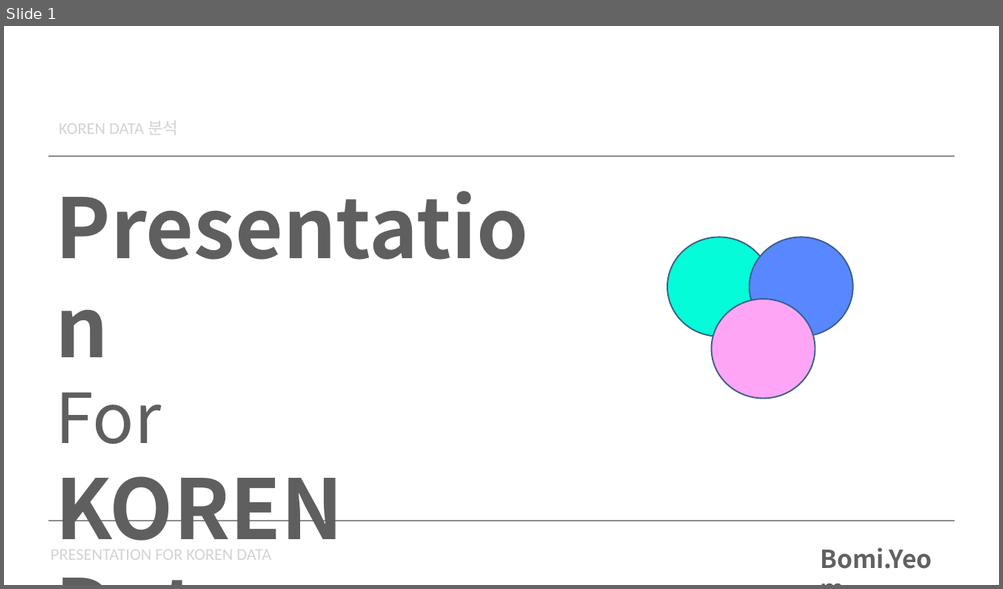
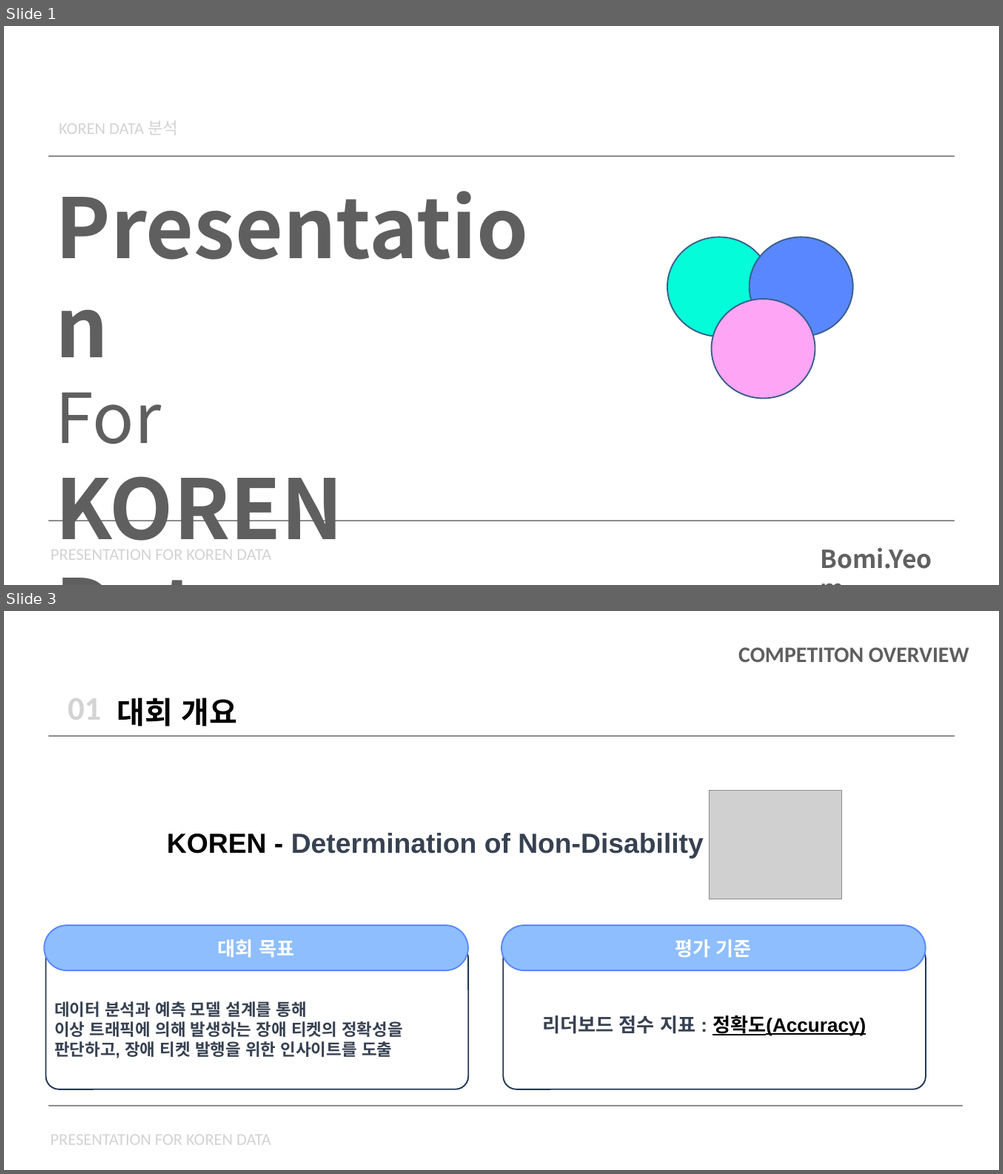
Before and after one commit to chorimgenius/zerooneai_intern, a slide deck: koren/koren_data_presentation.pptx. Shown one above the other, each under a label of ours: slide 1 before the commit, slides 1 and 3 after it; the slides between them are not shown. The pictures are 1003x589 and 1003x1174 pixels, drawn with LibreOffice and Linux fonts; fonts in the diff are those of the drawing; grey boxes stand for pictures. Boxes give left, top, right and bottom in pixels: in the first picture for what was removed or moved away, otherwise in the second. Text is boxed around its words. In the diff, an @@ line names an element or a change of style, - is before the commit and + after.

Commit message:
koren ppt pdf update

```diff
--- a/koren/koren_data_presentation.pptx
+++ b/koren/koren_data_presentation.pptx
@@ slide 3 added at (4,611,999,1170), background #FFFFFF @@
@@ text added at (738,647,969,662), 32 pt, text #5F5F5F, bold @@
+COMPETITON OVERVIEW
@@ table added at (57,686,307,731), 1 rows, 2 columns @@
+01 | 대회 개요
@@ picture added at (48,736,953,737) @@
@@ picture added at (708,790,842,899) @@
@@ text added at (167,833,703,859), 40 pt, text #374151, bold @@
+KOREN - Determination of Non-Disability
@@ rounded rectangle added at (44,925,468,971), fill #8EBEFD, outline #5987FF 2 pt, 28 pt, text #FFFFFF, bold @@
+대회 목표
@@ rounded rectangle added at (501,925,925,971), fill #8EBEFD, outline #5987FF 2 pt, 28 pt, text #FFFFFF, bold @@
+평가 기준
@@ rounded rectangle added at (45,945,468,1089), outline #233953 2 pt @@
@@ rounded rectangle added at (503,945,925,1089), outline #233953 2 pt @@
@@ text added at (54,1002,402,1059), 24 pt, text #374151, bold @@
+데이터 분석과 예측 모델 설계를 통해
+이상 트래픽에 의해 발생하는 장애 티켓의 정확성을 판단하고, 장애 티켓 발행을 위한 인사이트를 도출
@@ text added at (542,1016,865,1037), 28 pt, text #000000, bold, underline @@
+리더보드 점수 지표 : 정확도(Accuracy)
@@ picture added at (48,1106,953,1107) @@
@@ picture added at (57,1105,962,1106) @@
@@ text added at (51,1135,271,1145), 24 pt, text #D3D3D3 @@
+PRESENTATION FOR KOREN DATA
```
Also in this commit, not shown: 14 slides changed, 1 other file.
